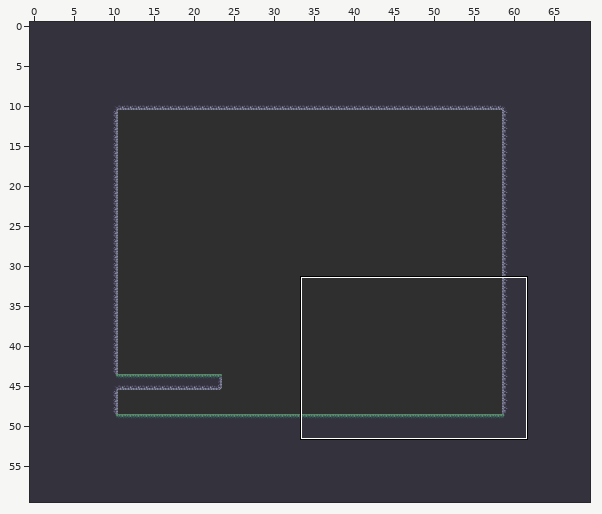
Two states of a Tiled map, data/maps/world5.tmx. The first picture is a wide view before the edit; the outline marks the close-up.
Close-up. Earlier state:
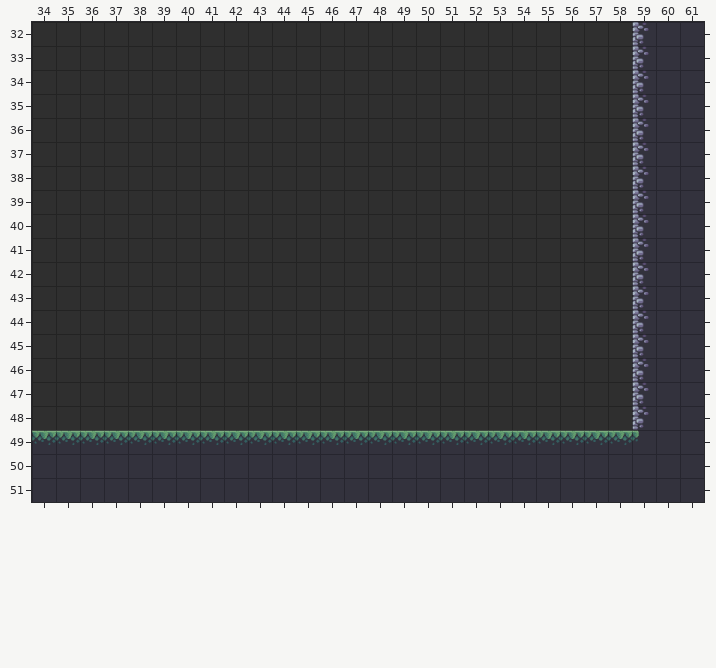
Cells are 64x64 px. Shown: x 34..61, y 32..51. The commit also changed other parts of the map, which this record leaves out.
And afterwards:
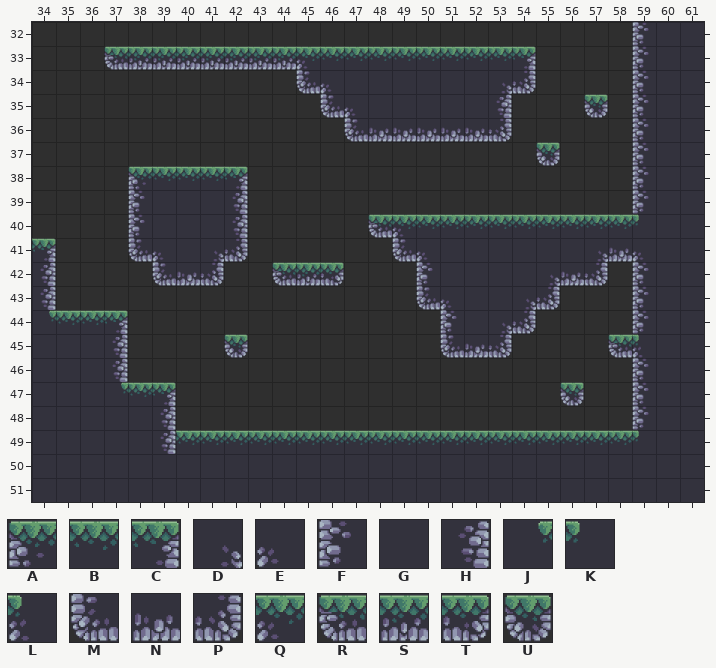
Key: from "Terrain (64x64)": A 0, B 1, C 2, D 6, E 7, F 17, G 18, H 19, J 23, K 24, L 26, M 34, N 35, P 36, Q 61, R 68, S 69, T 70, U 72.
_ is an empty cell.
Edits made:
Layer "Main":
y 33: x 37..54 __________________ -> RSSSSSSSQBBBBBBBBC
y 34: x 45..46 __ -> ME; x 53..54 __ -> DP
y 35: x 46..47 __ -> ME; x 53 _ -> H; x 57 _ -> U
y 36: x 47..53 _______ -> MNNNNNP
y 37: x 55 _ -> U
y 38: x 38..42 _____ -> ABBBC
y 39: x 38 _ -> F; x 42 _ -> H
y 40: x 38 _ -> F; x 42 _ -> H; x 48..59 ___________F -> RQBBBBBBBBBK
y 41: x 34 _ -> C; x 38..39 __ -> ME; x 41..42 __ -> DP; x 49..50 __ -> ME; x 57..59 __F -> DNE
y 42: x 34 _ -> H; x 39..41 ___ -> MNP; x 44..46 ___ -> RST; x 50 _ -> F; x 55..57 ___ -> DNP
y 43: x 34 _ -> H; x 50..51 __ -> ME; x 54..55 __ -> DP
y 44: x 34..37 ____ -> JBBC; x 51 _ -> F; x 53..54 __ -> DP
y 45: x 37 _ -> H; x 42 _ -> U; x 51..53 ___ -> MNP; x 58..59 _F -> RL
y 46: x 37 _ -> H
y 47: x 37..39 ___ -> JBC; x 56 _ -> U
y 48: x 39 _ -> H
y 49: x 34..39 BBBBBB -> GGGGGH
Changed places in both close-ups, as pixel boxes (x1, y1, x2, y2):
added: (104, 46, 536, 142)
added: (584, 94, 608, 118)
added: (536, 142, 560, 166)
changed: (32, 166, 248, 454)
changed: (368, 214, 649, 358)
added: (272, 262, 344, 286)
added: (560, 382, 584, 406)
